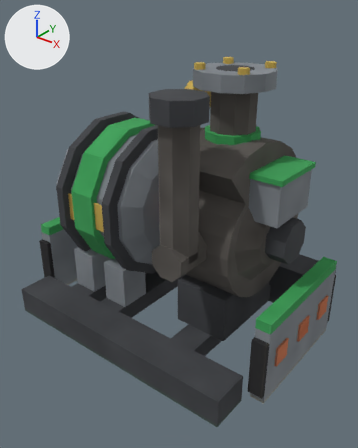
Two versions of the OBJ model src/main/resources/assets/eln/model/steamturbine50v/steamturbine50v.obj, one commit apart.
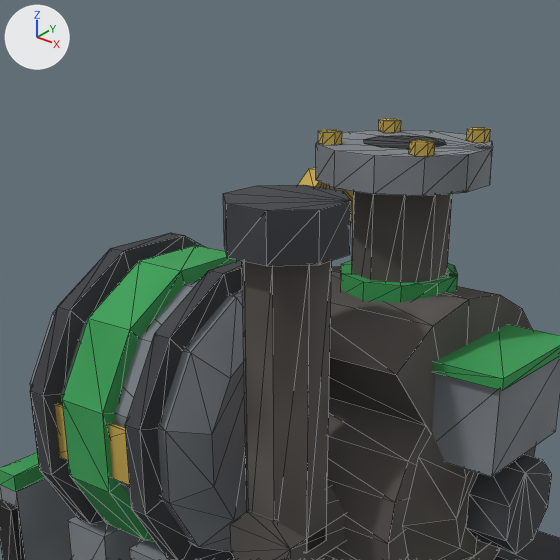
Each version is shown whole from a 50 mm camera at (0.975, -1.215, 0.605) aimed at (0.038, -0.044, -0.121), then close up on the part from 12% to 87% of the width and 0% to 60% of the height. The axes (+X, +Y, +Z) are drawn at upper left. The lights are the same throughout. The first two pictures are the older version. The close-ups show mesh edges as thin lines. Where no turn or scale is listed for an object, it has been applied to the vertices.

The scene before the commit, as lines of its bpy script (objects in view):
```python
me_main = bpy.data.meshes.new('main')
me_main.from_pydata(...)  # 812 vertices, 1262 faces; spans x -0.5..0.5, y -0.375..0.375, z -0.5..0.408
me_main.materials.append(mat_atlas)  # picture img_tex_png
ob_main = bpy.data.objects.new('main', me_main)
ob_main.location = (0.0, 0.0, 0.0)
```
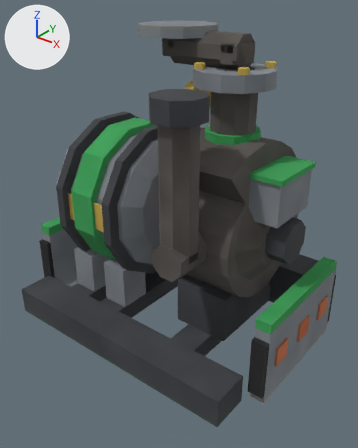
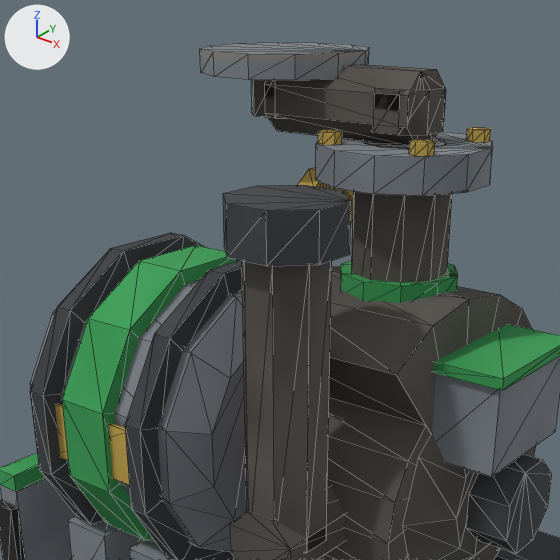
What the commit changed:
me_main is used by ob_main; location (0.0, 0.0, 0.0).
me_main had 812 vertices, 1262 faces and spanned x -0.5..0.5, y -0.375..0.375, z -0.5..0.408.
me_main now has 884 vertices, 1356 faces and spans x -0.5..0.5, y -0.375..0.375, z -0.5..0.5.
me_main part 1: the loose piece of 16 vertices spanning x 0.151..0.255, y -0.304..-0.2, z -0.094..0.297 is copied, and the copy is scaled about its middle by (0.889, 0.889, 0.144), then moved by (-0.203, 0.252, 0.339); it spans x -0.046..0.046, y -0.046..0.046, z 0.412..0.469.
me_main part 2: a new loose piece of 24 vertices spanning x -0.115..0.115, y -0.115..0.115, z 0.469..0.5, in mat_atlas (picture img_tex_png).
me_main part 3: a new loose piece of 16 vertices spanning x 0.157..0.249, y -0.046..0.046, z 0.408..0.463, in mat_atlas (picture img_tex_png).
me_main part 4: a new loose piece of 16 vertices spanning x 0.0..0.234, y -0.046..0.046, z 0.391..0.484, in mat_atlas (picture img_tex_png).
Other edits to the shape of me_main do not show in these pictures.

Where the change shows, as pixel boxes [x1, y1, x2, y2] in the close-ups (560 x 560 px):
'main', reshaped: before [0, 118, 560, 560]; after [0, 42, 560, 560]
part 1 of me_main, added: after [252, 80, 281, 118]
part 2 of me_main, added: after [200, 42, 369, 80]
part 3 of me_main, added: after [371, 86, 446, 135]
part 4 of me_main, added: after [264, 64, 446, 145]
